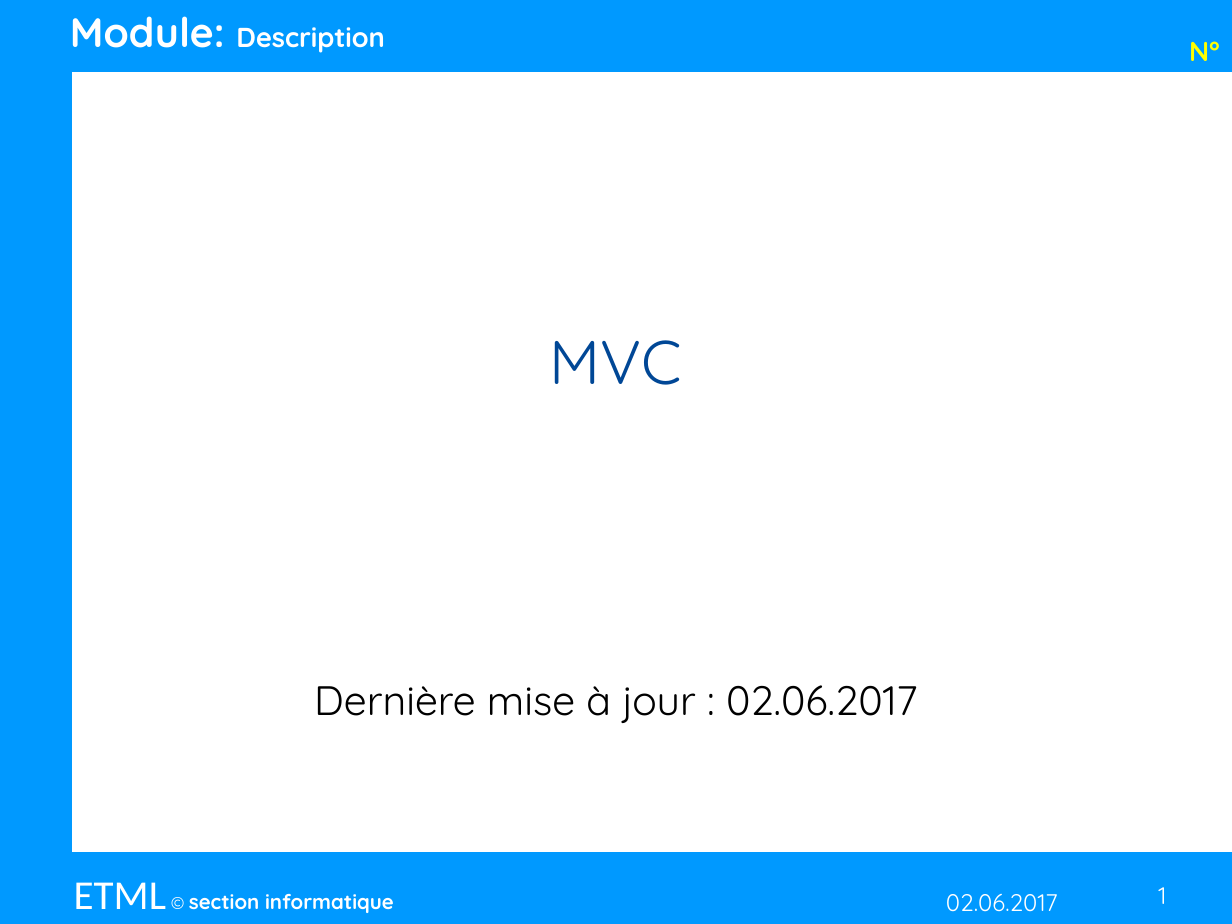
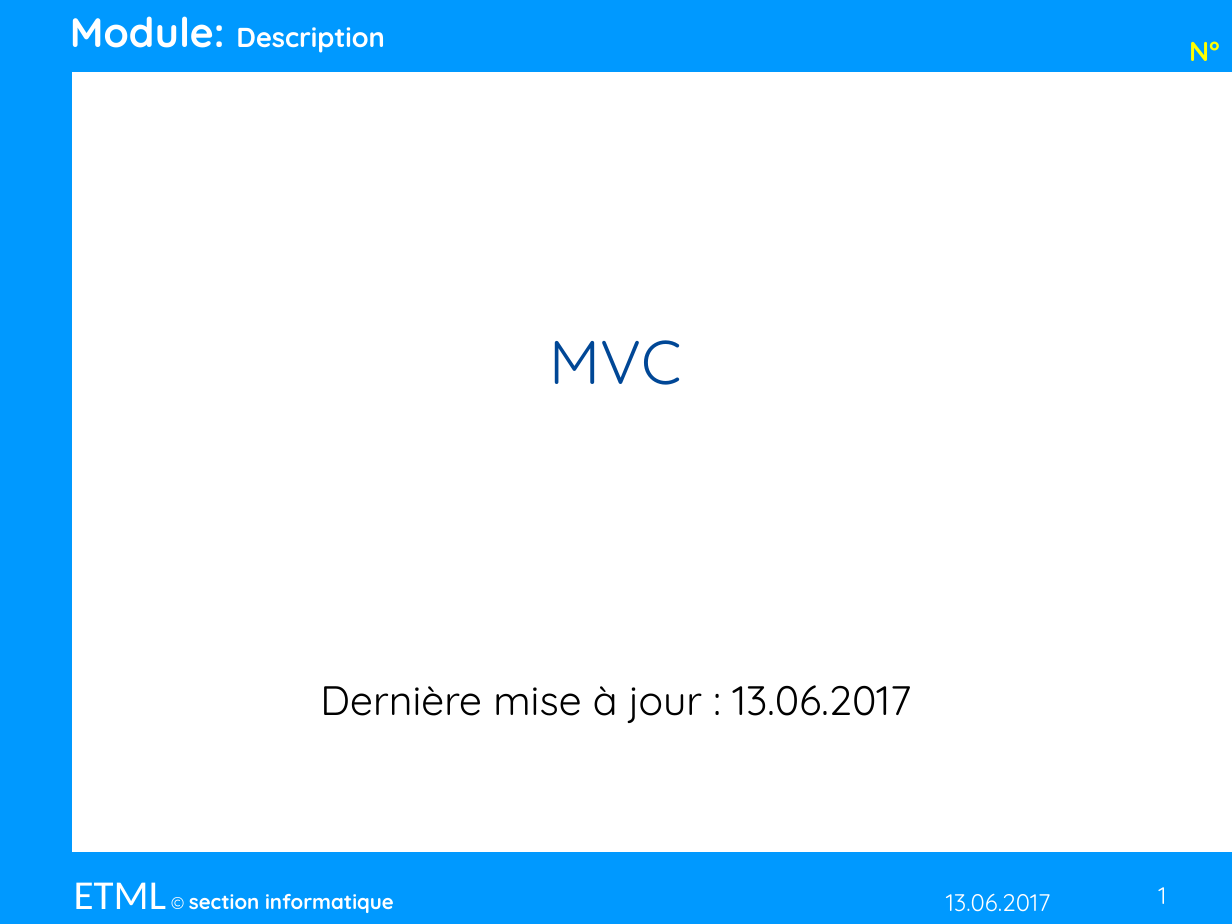
Before and after one commit to mayorjo/Demomot, a slide deck: slide 1 of MVC/MVC.pptm. Drawn at 1232x924 pixels with LibreOffice and Linux fonts; fonts in the diff are those of the drawing. Boxes give left, top, right and bottom in pixels: in the first picture for what was removed or moved away, otherwise in the second. Text is boxed around its words. In the diff, an @@ line names an element or a change of style, - is before the commit and + after.

```diff
--- a/MVC/MVC.pptm
+++ b/MVC/MVC.pptm
@@ text at (x1=320, y1=685, x2=911, y2=723): text changed @@
-Dernière mise à jour : 02.06.2017
+Dernière mise à jour : 13.06.2017
@@ text at (x1=946, y1=893, x2=1051, y2=912): text changed @@
-02.06.2017
+13.06.2017
```
Also in this commit, not shown: 7 other slides changed, 5 other files.
